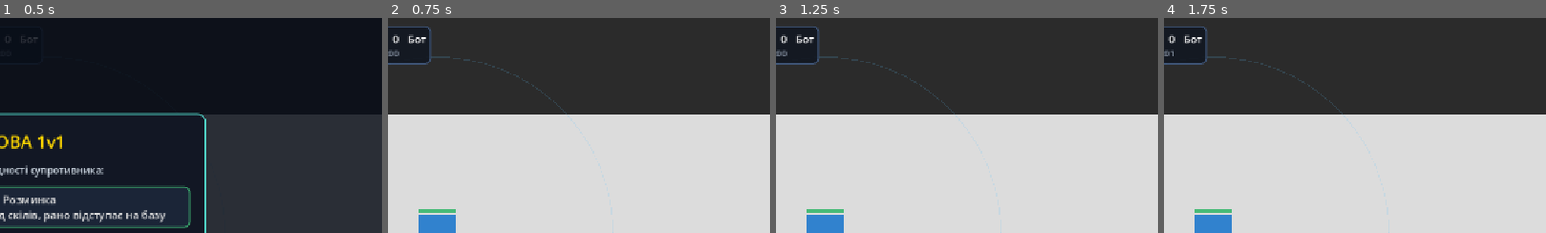
Above: before the commit, frames 1-4 (left to right).
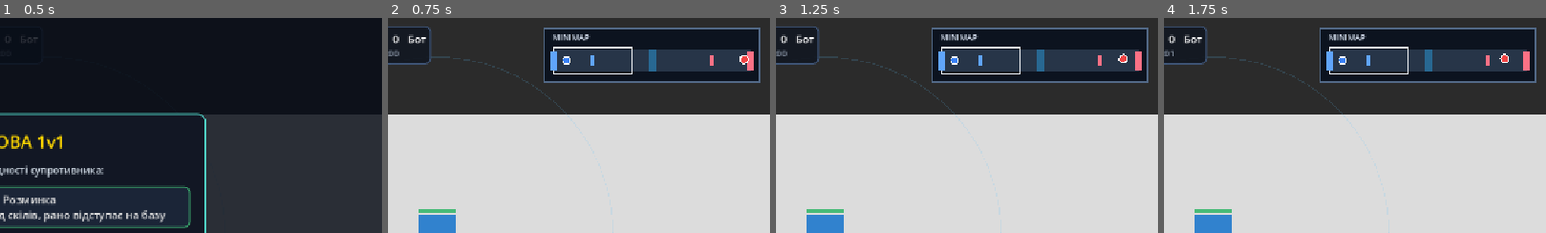
Above: after the commit, the same moments.

Repository: ipz24-rkuzyk-coder/-1v1-MOBA-
Game: Godot game, scene res://main.tscn
Same seed, same stepped clock (60 frames per second), same inputs: the game is played once before the commit and once after it.
Inputs (mouse positions are % of the whole screen's width and height, from its top left):
- Up to frame 1 (0.5 s): no input
- Up to frame 2 (0.75 s): click "ЛЕГКИЙ — Розминка Повільніший…" at 0.5 s
- Up to frame 3 (1.25 s): no input
- Up to frame 4 (1.75 s): click (0, 1) at 1.25 s
The pictures show only the part of the screen within x 50-100%, y 0-50%; the shares and areas given below are measured in that part.

Frame 1 is identical in both runs. In frame 2, 15% of the frame differs, in the area x 40-98%, y 4-31%; in frame 3, 15%; in frame 4, 15%.

Commit message:
Додано мінікарту та виправлено помилку снарядів
Реалізовано мінікарту з відображенням героїв, веж, тронів, кріпів, катапульт, рун і області камери. Виправлено помилку звернення снарядів до видалених об'єктів.

Diff:
--- /dev/null
+++ b/minimap.gd
@@ -0,0 +1,458 @@
+
+extends Node
+
+# Mini-MOBA 1v1 — система мінікарти
+# Відображає героїв, кріпів, катапульти,
+# будівлі, руни та поточну область камери.
+
+
+class MinimapView:
+	extends Control
+
+	const MAP_MARGIN: float = 14.0
+	const TRACK_TOP: float = 31.0
+	const TRACK_HEIGHT: float = 34.0
+
+	const LANE_MIN_Y: float = 248.0
+	const LANE_MAX_Y: float = 400.0
+
+	var world_left: float = 160.0
+	var world_right: float = 2640.0
+
+
+	func _ready() -> void:
+		mouse_filter = Control.MOUSE_FILTER_IGNORE
+
+
+	func _map_x(world_x: float) -> float:
+		var world_width: float = maxf(
+			world_right - world_left, 1.0
+		)
+
+		var normalized: float = clampf(
+			(world_x - world_left) / world_width,
+			0.0,
+			1.0
+		)
+
+		return lerpf(
+			MAP_MARGIN,
+			size.x - MAP_MARGIN,
+			normalized
+		)
+
+
+	func _map_y(world_y: float) -> float:
+		var normalized: float = clampf(
+			(world_y - LANE_MIN_Y) /
+			(LANE_MAX_Y - LANE_MIN_Y),
+			0.0,
+			1.0
+		)
+
+		return TRACK_TOP + 5.0 + normalized * (
+			TRACK_HEIGHT - 10.0
+		)
+
+
+	func _draw() -> void:
+		var main: Node2D = (
+			get_tree().get_first_node_in_group("main")
+			as Node2D
+		)
+
+		if not is_instance_valid(main):
+			return
+
+		var blue_pos: Vector2 = main.get(
+			"blue_throne_pos"
+		)
+
+		var red_pos: Vector2 = main.get(
+			"red_throne_pos"
+		)
+
+		world_left = blue_pos.x
+		world_right = red_pos.x
+
+		if world_right <= world_left:
+			return
+
+		# Фон мінікарти
+		draw_rect(
+			Rect2(Vector2.ZERO, size),
+			Color(0.04, 0.07, 0.12, 0.94)
+		)
+
+		# Зовнішня рамка
+		draw_rect(
+			Rect2(Vector2.ZERO, size),
+			Color("#526987"),
+			false,
+			2.0
+		)
+
+		# Заголовок
+		draw_string(
+			ThemeDB.fallback_font,
+			Vector2(12.0, 18.0),
+			"MINIMAP",
+			HORIZONTAL_ALIGNMENT_LEFT,
+			-1,
+			12,
+			Color("#dce6f5")
+		)
+
+		# Доріжка
+		draw_rect(
+			Rect2(
+				MAP_MARGIN,
+				TRACK_TOP,
+				size.x - MAP_MARGIN * 2.0,
+				TRACK_HEIGHT
+			),
+			Color("#273548")
+		)
+
+		# Центральна річка
+		var middle_x: float = _map_x(
+			(world_left + world_right) * 0.5
+		)
+
+		draw_rect(
+			Rect2(
+				middle_x - 5.0,
+				TRACK_TOP,
+				10.0,
+				TRACK_HEIGHT
+			),
+			Color("#286892")
+		)
+
+		# Центральна вісь лінії
+		draw_line(
+			Vector2(MAP_MARGIN, TRACK_TOP + 17.0),
+			Vector2(
+				size.x - MAP_MARGIN,
+				TRACK_TOP + 17.0
+			),
+			Color("#63748b"),
+			1.0
+		)
+
+		_draw_camera_view()
+		_draw_structures()
+		_draw_creeps()
+		_draw_runes()
+		_draw_heroes()
+
+
+	# Рамка видимої частини камери
+	func _draw_camera_view() -> void:
+		var camera: Camera2D = (
+			get_viewport().get_camera_2d()
+		)
+
+		if not is_instance_valid(camera):
+			return
+
+		var center_x: float = (
+			camera.get_screen_center_position().x
+		)
+
+		var zoom_x: float = maxf(
+			camera.zoom.x, 0.01
+		)
+
+		var visible_width: float = (
+			get_viewport_rect().size.x / zoom_x
+		)
+
+		var left_x: float = _map_x(
+			center_x - visible_width * 0.5
+		)
+
+		var right_x: float = _map_x(
+			center_x + visible_width * 0.5
+		)
+
+		draw_rect(
+			Rect2(
+				left_x,
+				TRACK_TOP - 3.0,
+				maxf(right_x - left_x, 1.0),
+				TRACK_HEIGHT + 6.0
+			),
+			Color("#f8fafc"),
+			false,
+			1.5
+		)
+
+
+	# Вежі та Трони
+	func _draw_structures() -> void:
+		for structure in get_tree().get_nodes_in_group(
+			"structures"
+		):
+			if not is_instance_valid(structure):
+				continue
+
+			if structure.is_queued_for_deletion():
+				continue
+
+			if float(structure.get("hp")) <= 0.0:
+				continue
+
+			var team: int = int(
+				structure.get("direction")
+			)
+
+			var color: Color = (
+				Color("#60a5fa")
+				if team == 1
+				else Color("#fb7185")
+			)
+
+			var is_throne: bool = bool(
+				structure.get("is_throne")
+			)
+
+			var marker_width: float = (
+				11.0 if is_throne else 6.0
+			)
+
+			var marker_height: float = (
+				29.0 if is_throne else 18.0
+			)
+
+			var x: float = _map_x(
+				structure.global_position.x
+			)
+
+			var y: float = _map_y(
+				structure.global_position.y
+			)
+
+			draw_rect(
+				Rect2(
+					x - marker_width * 0.5,
+					y - marker_height * 0.5,
+					marker_width,
+					marker_height
+				),
+				color
+			)
+
+
+	# Звичайні кріпи та катапульти
+	func _draw_creeps() -> void:
+		for creep in get_tree().get_nodes_in_group(
+			"creeps"
+		):
+			if not is_instance_valid(creep):
+				continue
+
+			if creep.is_queued_for_deletion():
+				continue
+
+			if float(creep.get("hp")) <= 0.0:
+				continue
+
+			var team: int = int(
+				creep.get("direction")
+			)
+
+			var color: Color = (
+				Color("#64b5f6")
+				if team == 1
+				else Color("#f87171")
+			)
+
+			var pos: Vector2 = Vector2(
+				_map_x(creep.global_position.x),
+				_map_y(creep.global_position.y)
+			)
+
+			var is_catapult: bool = (
+				creep.is_in_group("catapults")
+			)
+
+			if is_catapult:
+				# Великий квадрат катапульти
+				draw_rect(
+					Rect2(
+						pos - Vector2(4.0, 4.0),
+						Vector2(8.0, 8.0)
+					),
+					color
+				)
+
+				draw_rect(
+					Rect2(
+						pos - Vector2(4.0, 4.0),
+						Vector2(8.0, 8.0)
+					),
+					Color.WHITE,
+					false,
+					1.0
+				)
+			else:
+				# Маленька точка кріпа
+				draw_circle(
+					pos,
+					2.4,
+					color
+				)
+
+
+	# Активні руни
+	func _draw_runes() -> void:
+		for rune in get_tree().get_nodes_in_group(
+			"runes"
+		):
+			if not is_instance_valid(rune):
+				continue
+
+			if rune.is_queued_for_deletion():
+				continue
+
+			var kind: int = int(rune.get("kind"))
+
+			var color: Color = Color("#f6e05e")
+
+			match kind:
+				0:
+					color = Color("#f6e05e")
+				1:
+					color = Color("#fc8181")
+				2:
+					color = Color("#68d391")
+
+			var pos: Vector2 = Vector2(
+				_map_x(rune.global_position.x),
+				_map_y(rune.global_position.y)
+			)
+
+			draw_circle(
+				pos,
+				6.0,
+				color
+			)
+
+			draw_circle(
+				pos,
+				2.5,
+				Color.WHITE
+			)
+
+
+	# Герой гравця та ШІ-бот
+	func _draw_heroes() -> void:
+		for hero in get_tree().get_nodes_in_group(
+			"heroes"
+		):
+			if not is_instance_valid(hero):
+				continue
+
+			if hero.get("is_dead") == true:
+				continue
+
+			var team: int = int(
+				hero.get("direction")
+			)
+
+			var color: Color = (
+				Color("#3b82f6")
+				if team == 1
+				else Color("#ef4444")
+			)
+
+			var pos: Vector2 = Vector2(
+				_map_x(hero.global_position.x),
+				_map_y(hero.global_position.y)
+			)
+
+			# Контур героя
+			draw_circle(
+				pos,
+				7.0,
+				Color.WHITE
+			)
+
+			# Колір команди
+			draw_circle(
+				pos,
+				5.0,
+				color
+			)
+
+
+# Головний контролер мінікарти
+
+const UPDATE_INTERVAL: float = 0.12
+
+var map_canvas: CanvasLayer
+var minimap: MinimapView
+var refresh_timer: float = 0.0
+
+
+func _ready() -> void:
+	# Працює також під час меню та паузи
+	process_mode = Node.PROCESS_MODE_ALWAYS
+
+	map_canvas = CanvasLayer.new()
+	map_canvas.name = "MinimapLayer"
+	map_canvas.layer = 12
+
+	add_child(map_canvas)
+
+	# Контейнер мінікарти
+	minimap = MinimapView.new()
+	minimap.name = "Minimap"
+
+	map_canvas.add_child(minimap)
+
+	# Верхній правий кут
+	minimap.set_anchors_preset(
+		Control.PRESET_TOP_RIGHT
+	)
+
+	minimap.offset_left = -340.0
+	minimap.offset_top = 16.0
+	minimap.offset_right = -16.0
+	minimap.offset_bottom = 96.0
+
+	minimap.mouse_filter = (
+		Control.MOUSE_FILTER_IGNORE
+	)
+
+	minimap.visible = false
+
+
+func _process(delta: float) -> void:
+	var main: Node2D = (
+		get_tree().get_first_node_in_group("main")
+		as Node2D
+	)
+
+	if not is_instance_valid(main):
+		minimap.visible = false
+		return
+
+	# Ховаємо мінікарту в меню та після матчу
+	if get_tree().paused:
+		minimap.visible = false
+		return
+
+	if main.get("is_match_over") == true:
+		minimap.visible = false
+		return
+
+	minimap.visible = true
+
+	# Оновлюємо мінікарту кілька разів на секунду
+	refresh_timer -= delta
+
+	if refresh_timer <= 0.0:
+		refresh_timer = UPDATE_INTERVAL
+		minimap.queue_redraw()
--- a/project.godot
+++ b/project.godot
@@ -19,6 +19,7 @@
 
 RuneSystem="*uid://bqc58sjgvu4mw"
 SiegeManager="*uid://cmu5wqgpiu10y"
+MinimapSystem="*uid://cns7vpo0iyufn"
 
 [display]
 
--- a/projectile.gd
+++ b/projectile.gd
@@ -1,3 +1,4 @@
+
 extends Area2D
 
 @export var speed: float = 550.0
@@ -6,77 +7,193 @@
 var team: int = 1
 var damage: float = 25.0
 var move_direction: Vector2 = Vector2.RIGHT
+
 var owner_unit: Node2D = null
 var target: Node2D = null
+
 var is_skill: bool = false
 var is_crit: bool = false
 var lifesteal: float = 0.0
+
 var start_position: Vector2
+
 
 func _ready() -> void:
 	start_position = global_position
+
 	collision_mask = 7
 	body_entered.connect(_on_body_entered)
 
 	if has_node("ColorRect"):
-		$ColorRect.color = Color("#63b3ed") if team == 1 else Color("#fc8181")
+		$ColorRect.color = (
+			Color("#63b3ed")
+			if team == 1
+			else Color("#fc8181")
+		)
 
 	get_tree().create_timer(3.0).timeout.connect(queue_free)
 
+
 func _physics_process(delta: float) -> void:
+	if is_queued_for_deletion():
+		return
+
+	# Снаряд з наведенням на ціль
 	if target != null:
-		if is_instance_valid(target) and target.get("is_dead") != true:
-			var to_target: Vector2 = target.global_position - global_position
-			if to_target.length() <= 14.0:
-				_hit_target(target)
-				return
-			move_direction = to_target.normalized()
-			position += move_direction * speed * delta
-			return
-		else:
-			target = null
+		if is_instance_valid(target):
+			if not target.is_queued_for_deletion():
+				if target.get("is_dead") != true:
 
+					var to_target: Vector2 = (
+						target.global_position - global_position
+					)
+
+					if to_target.length() <= 14.0:
+						_hit_target(target)
+						return
+
+					move_direction = to_target.normalized()
+
+					position += move_direction * speed * delta
+					return
+
+		# Ціль знищена або видалена
+		target = null
+
+	# Звичайний рух снаряда
 	position += move_direction * speed * delta
+
+	# Перевірка максимальної дальності
 	if global_position.distance_to(start_position) >= max_range:
 		queue_free()
 
+
 func _on_body_entered(body: Node2D) -> void:
-	if body == owner_unit:
+	if is_queued_for_deletion():
 		return
+
+	if not is_instance_valid(body):
+		return
+
+	if body.is_queued_for_deletion():
+		return
+
+	# Не влучаємо у власника снаряда
+	if is_instance_valid(owner_unit):
+		if body == owner_unit:
+			return
+
+	# Ігноруємо мертвих героїв
 	if body.get("is_dead") == true:
 		return
 
-	if is_skill and (body.is_in_group("structures") or (body is StaticBody2D and body.get("direction") != null)):
-		return
+	# Скілшоти не атакують будівлі
+	if is_skill:
+		if body.is_in_group("structures"):
+			return
 
+		if body is StaticBody2D:
+			if body.get("direction") != null:
+				return
+
+	# Снаряд із наведенням
 	if target != null and is_instance_valid(target):
 		if body == target:
 			_hit_target(body)
+
 		return
 
-	if body.has_method("take_damage") and body.get("direction") != null and int(body.get("direction")) != team:
-		_hit_target(body)
-	elif body is StaticBody2D and body.get("direction") == null:
-		queue_free()
+	# Звичайна перевірка ворога
+	if body.has_method("take_damage"):
+		var body_team = body.get("direction")
+
+		if body_team != null:
+			if int(body_team) != team:
+				_hit_target(body)
+				return
+
+	# Зіткнення зі стіною
+	if body is StaticBody2D:
+		if body.get("direction") == null:
+			queue_free()
+
 
 func _hit_target(body: Node2D) -> void:
+	if not is_instance_valid(body):
+		queue_free()
+		return
+
+	if body.is_queued_for_deletion():
+		queue_free()
+		return
+
+	if not body.has_method("take_damage"):
+		queue_free()
+		return
+
+	# ВИПРАВЛЕННЯ:
+	# Перевіряємо, чи атакуючий ще існує.
+	# Це запобігає помилці після знищення катапульти.
 	if "last_attacker" in body:
-		body.last_attacker = owner_unit
+		if is_instance_valid(owner_unit):
+			body.last_attacker = owner_unit
+
+	# Завдаємо шкоди
 	body.take_damage(damage)
 
-	var main_node: Node = get_tree().get_first_node_in_group("main")
-	if is_instance_valid(main_node) and main_node.has_method("spawn_hit_effect"):
-		if is_skill:
-			var s_col: Color = Color("#00f5d4") if team == 1 else Color("#ff6b6b")
-			main_node.spawn_hit_effect(global_position, s_col, 42.0, 12)
-		elif is_crit:
-			main_node.spawn_hit_effect(global_position, Color("#ffd700"), 32.0, 10)
-		else:
-			var h_col: Color = Color("#63b3ed") if team == 1 else Color("#fc8181")
-			main_node.spawn_hit_effect(global_position, h_col, 18.0, 5)
+	# Візуальні ефекти попадання
+	var main_node: Node = (
+		get_tree().get_first_node_in_group("main")
+	)
 
-	if lifesteal > 0.0 and not body.is_in_group("structures") and not (body is StaticBody2D):
-		if is_instance_valid(owner_unit) and owner_unit.has_method("heal"):
-			owner_unit.heal(damage * lifesteal)
+	if is_instance_valid(main_node):
+		if main_node.has_method("spawn_hit_effect"):
 
+			if is_skill:
+				var s_col: Color = (
+					Color("#00f5d4")
+					if team == 1
+					else Color("#ff6b6b")
+				)
+
+				main_node.spawn_hit_effect(
+					global_position,
+					s_col,
+					42.0,
+					12
+				)
+
+			elif is_crit:
+				main_node.spawn_hit_effect(
+					global_position,
+					Color("#ffd700"),
+					32.0,
+					10
+				)
+
+			else:
+				var h_col: Color = (
+					Color("#63b3ed")
+					if team == 1
+					else Color("#fc8181")
+				)
+
+				main_node.spawn_hit_effect(
+					global_position,
+					h_col,
+					18.0,
+					5
+				)
+
+	# Вампіризм
+	if lifesteal > 0.0:
+		if is_instance_valid(owner_unit):
+			if not body.is_in_group("structures"):
+				if not (body is StaticBody2D):
+					if owner_unit.has_method("heal"):
+						owner_unit.heal(
+							damage * lifesteal
+						)
+
+	# Видаляємо снаряд після влучання
 	queue_free()
Not shown, added: minimap.gd.uid
